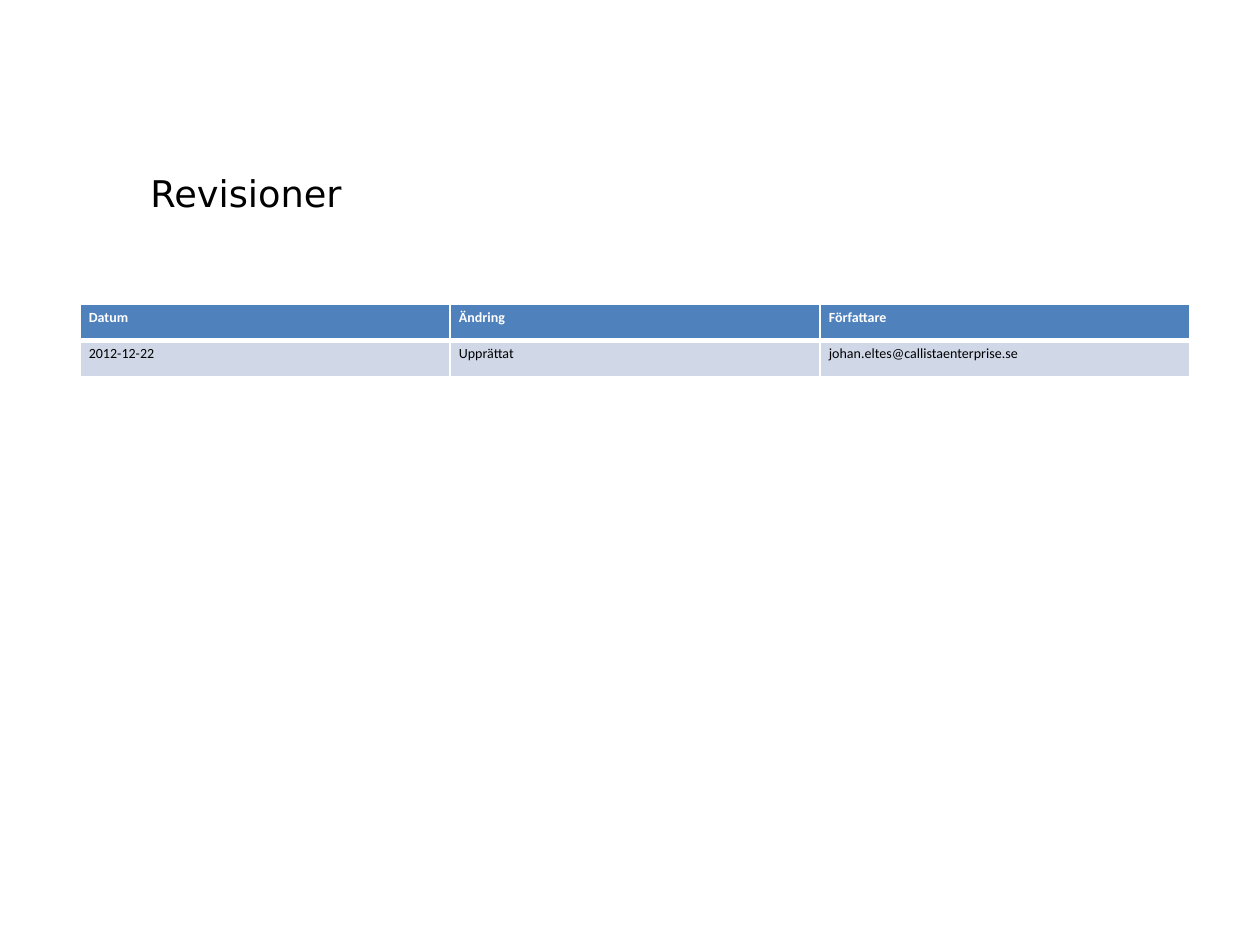
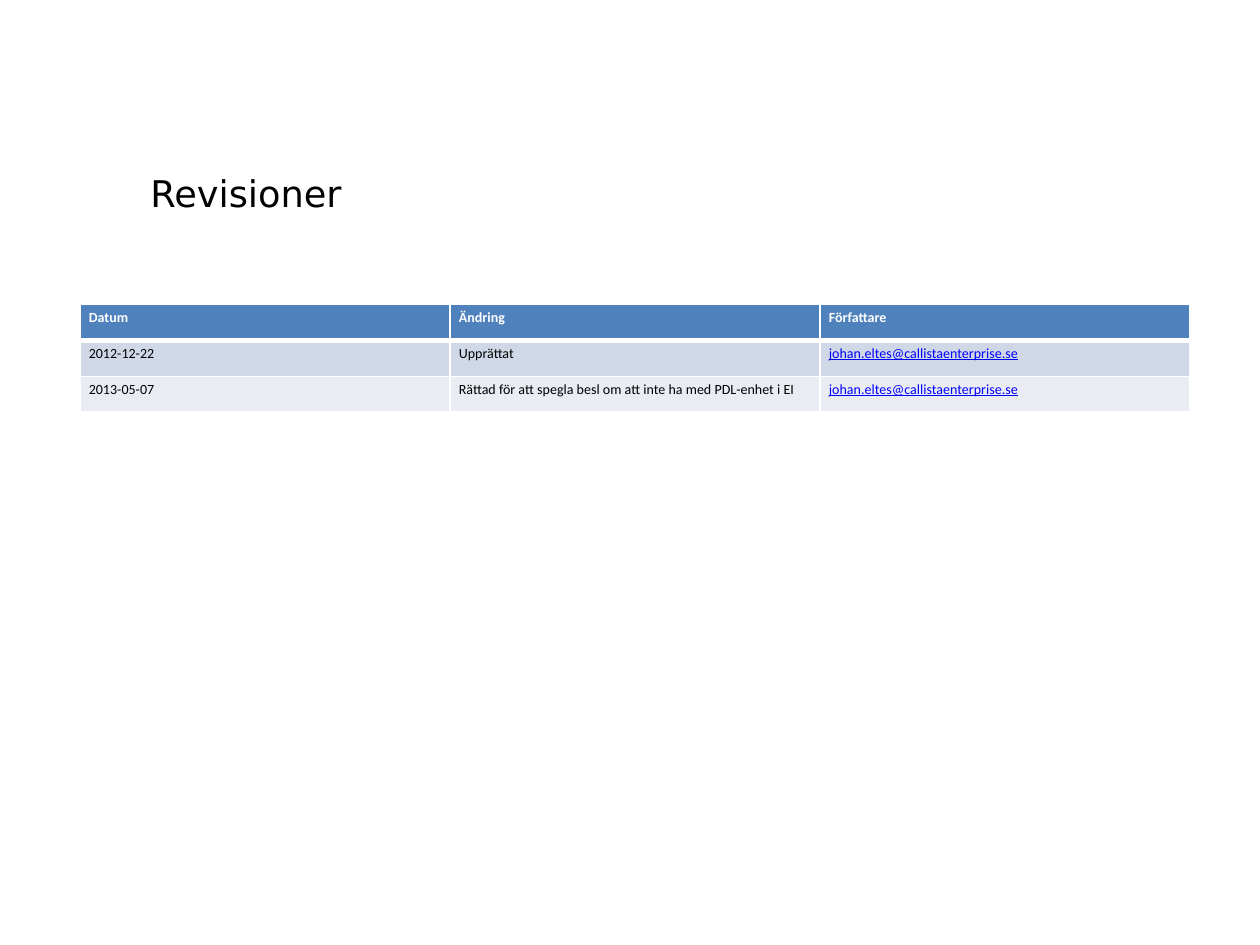
Before and after one commit to admstar/rivta, a slide deck: slide 2 of ServiceInteractions/riv/clinicalprocess/healthcond/actoutcome/trunk/docs/TD_clinicalprocess_healthcond_actoutcome.pptx. Drawn at 1260x945 pixels with LibreOffice and Linux fonts; fonts in the diff are those of the drawing. Boxes give left, top, right and bottom in pixels: in the first picture for what was removed or moved away, otherwise in the second. Text is boxed around its words. In the diff, an @@ line names an element or a change of style, - is before the commit and + after.

```diff
--- a/ServiceInteractions/riv/clinicalprocess/healthcond/actoutcome/trunk/docs/TD_clinicalprocess_healthcond_actoutcome.pptx
+++ b/ServiceInteractions/riv/clinicalprocess/healthcond/actoutcome/trunk/docs/TD_clinicalprocess_healthcond_actoutcome.pptx
@@ table at <box>81,305,1192,413</box> @@
+row 3: 2013-05-07 | Rättad för att spegla besl om att inte ha med PDL-enhet i EI | johan.eltes@callistaenterprise.se
```
Also in this commit, not shown: 3 other slides changed, 2 slides added, 2 other files.
